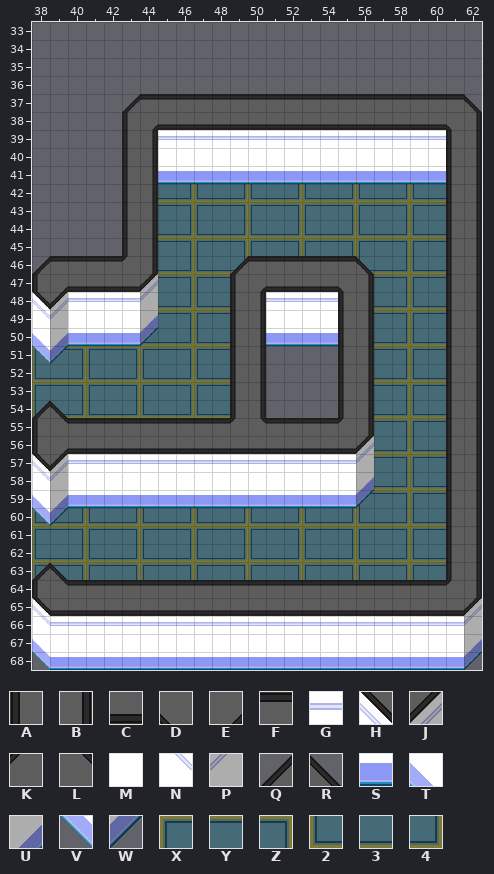
Tiled map -- common/src/main/resources/conquest/level1.tmx. The first picture shows the starting point.
Cells are 32x32 px. Shown: x 38..62, y 33..68.
Key: from "betatiles": A 0, B 1, C 2, D 5, E 6, F 17, G 18, H 19, J 20, K 32, L 33, M 34, N 35, P 36, Q 37, R 38, S 50, T 51, U 52, V 67, W 68, X 84, Y 85, Z 86, 2 100, 3 101, 4 102.
_ is an empty cell, # one hidden under a higher layer.
Layers that did not change in this view are not listed.
Layer "Floor" before, first column x 38:
39 _______################__
40 _______################__
41 _______################__
42 _______3423423423423423__
43 _______YZXYZXYZXYZXYZXY__
44 _______3423423423423423__
45 _______YZXYZXYZXYZXYZXY__
46 _______34234######23423__
47 _______YZXY________YZXY__
48 _______3423________3423__
49 #######YZXY________YZXY__
50 ######23423##______3423__
51 XYZXYZXYZXY##______YZXY__
52 23423423423##______3423__
53 XYZXYZXYZXY##______YZXY__
54 23423423423##______3423__
55 ###________________YZXY__
56 ###________________3423__
57 ___________________YZXY__
58 ___________________3423__
59 ###_______________XYZXY__
60 23423423423423423423423__
61 XYZXYZXYZXYZXYZXYZXYZXY__
62 23423423423423423423423__
63 XYZXYZXYZXYZXYZXYZXYZXY__
64 ###______________________
65 _________________________
66 _________________________
67 _________________________
68 _________________________
Layer "Foreground" before, first column x 38:
33 _________________________
34 _________________________
35 _________________________
36 _________________________
37 _____QFFFFFFFFFFFFFFFFFFR
38 _____AECCCCCCCCCCCCCCCCDB
39 _____ABGGGGGGGGGGGGGGGGAB
40 _____ABMMMMMMMMMMMMMMMMAB
41 _____ABSSSSSSSSSSSSSSSSAB
42 _____AB________________AB
43 _____AB________________AB
44 _____AB________________AB
45 _____AB________________AB
46 QFFFFKB____QFFFFFFR____AB
47 AECCCCJ____AECCCCDB____AB
48 HJGGGGP____ABGGGGAB____AB
49 NPMMMMU____ABMMMMAB____AB
50 TUSSSSW____ABSSSSAB____AB
51 VW_________AB____AB____AB
52 ___________AB____AB____AB
53 ___________AB____AB____AB
54 QR_________AB____AB____AB
55 ALFFFFFFFFFKLFFFFKB____AB
56 AECCCCCCCCCCCCCCCCJ____AB
57 HJGGGGGGGGGGGGGGGGP____AB
58 NPMMMMMMMMMMMMMMMMU____AB
59 TUSSSSSSSSSSSSSSSSW____AB
60 VW_____________________AB
61 _______________________AB
62 _______________________AB
63 QR_____________________AB
64 ALFFFFFFFFFFFFFFFFFFFFFKB
65 HCCCCCCCCCCCCCCCCCCCCCCCJ
66 NGGGGGGGGGGGGGGGGGGGGGGGP
67 TMMMMMMMMMMMMMMMMMMMMMMMU
68 VSSSSSSSSSSSSSSSSSSSSSSSW
Once edited:
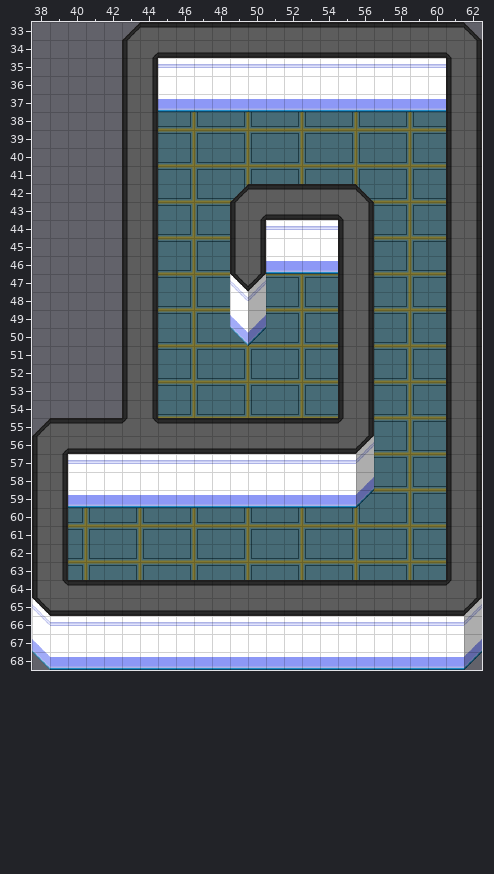
What changed:
Changed rows in their new state; . is an unchanged cell.
Layer "Floor":
first column x 38:
42 ............______.
43 ...........________
44 ...........________
45 ...........________
46 ..........._......_
47 .............YZXY..
48 .............3423..
49 _____........YZXY..
50 _____._......3423..
51 _______......YZXY..
52 _______......3423..
53 _______......YZXY..
54 _______......3423..
55 _..................
first column x 38:
60 __
61 __
62 __
63 __
Layer "Foreground":
first column x 38:
33 .....QFFFFFFFFFFFFFFFFFFR
34 .....AECCCCCCCCCCCCCCCCDB
35 .....ABGGGGGGGGGGGGGGGGAB
36 .....ABMMMMMMMMMMMMMMMMAB
37 .....ABSSSSSSSSSSSSSSSSAB
38 ......B________________A.
39 .......________________..
40 .......________________..
41 .......________________..
42 ...........QFFFFFFR......
43 ...........AECCCCDB......
44 ...........ABGGGGAB......
45 ...........ABMMMMAB......
46 _____A.....ABSSSSAB......
47 _____AB....HJ____A.......
48 _____AB....NP____........
49 _____AB....TU____........
50 _____AB....VW____........
51 __...AB....__............
52 .....AB....__............
53 .....AB....__............
54 __...AB....__............
55 QF...KL....FF............
57 AB.......................
58 AB.......................
59 AB.......................
60 AB.......................
61 AB.......................
62 AB.......................
63 AB.......................
Changed places in both pictures, as pixel boxes (x1, y1, x2, y2):
changed: (32, 22, 482, 436)
changed: (32, 454, 68, 580)
